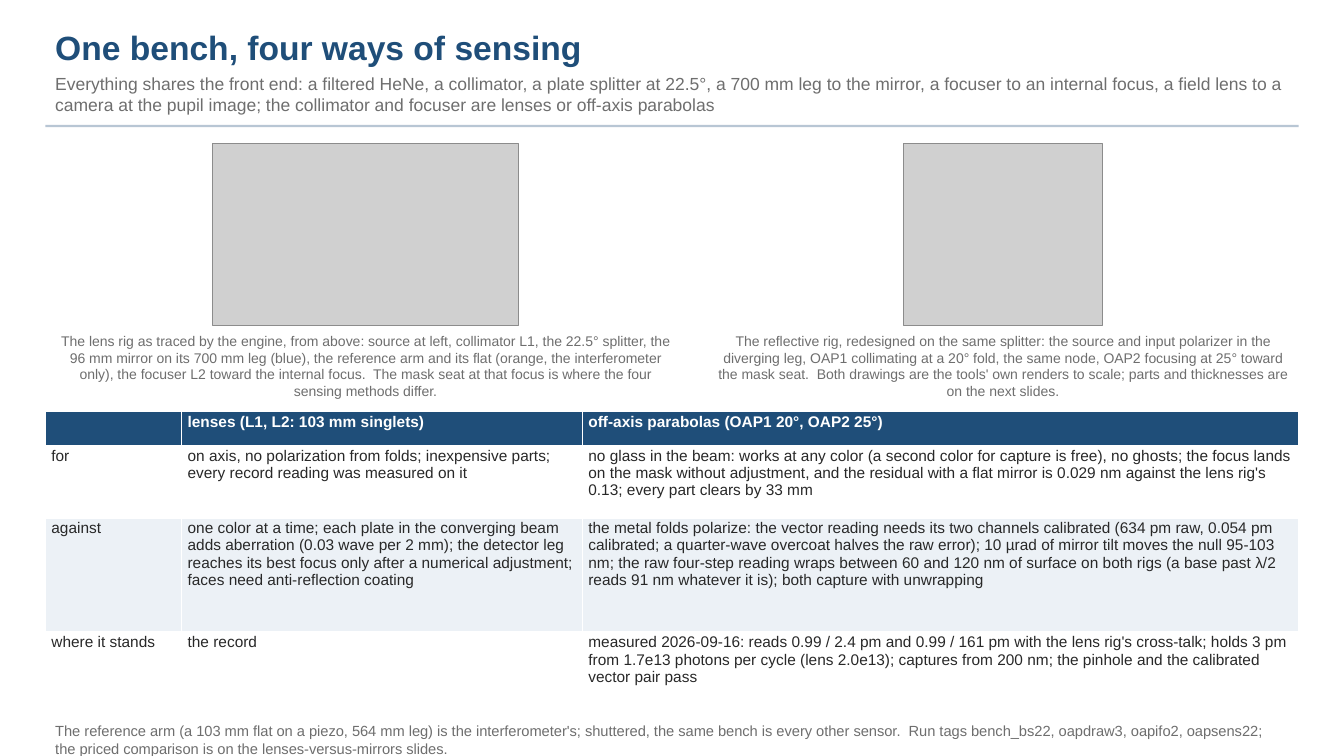
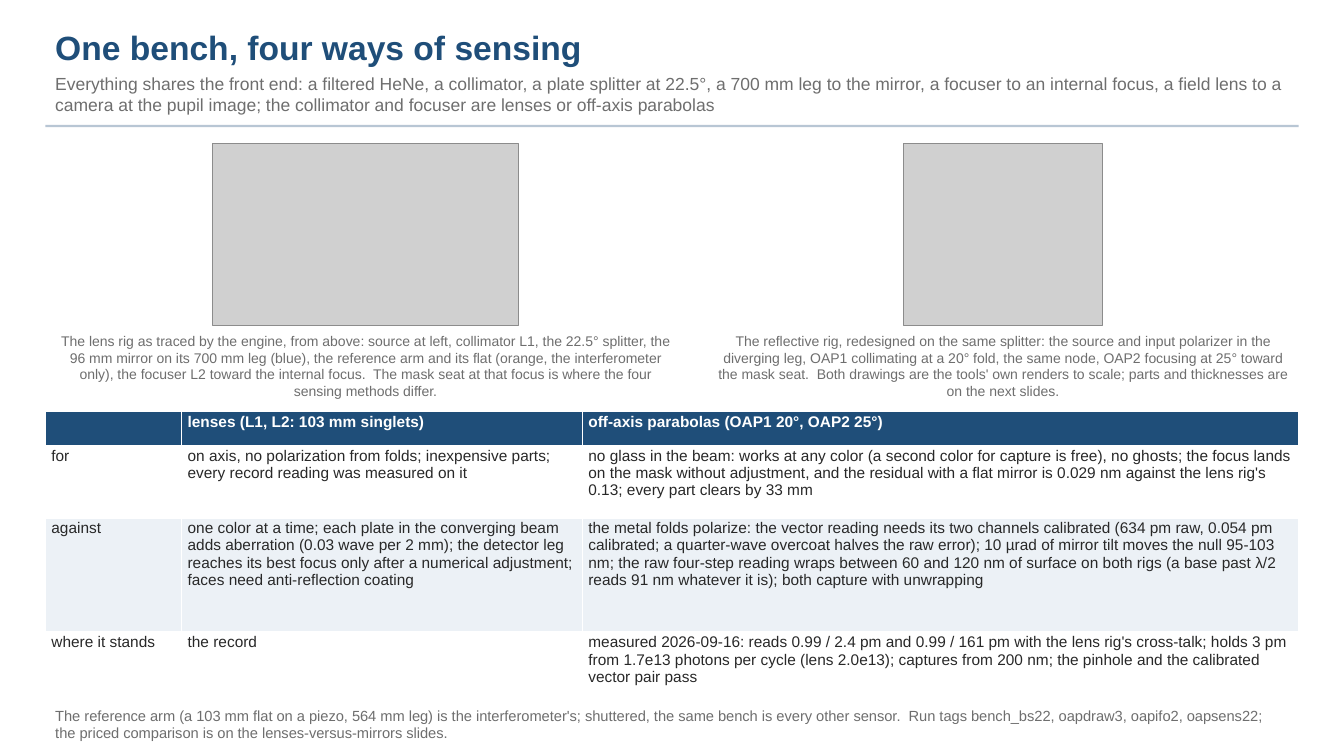
Before and after one commit to nasa-jpl/macos, a slide deck: slide 4 of demo_session/deck_gauges_baseline.pptx. Drawn at 1344x756 pixels with LibreOffice and Linux fonts; fonts in the diff are those of the drawing; grey boxes stand for pictures. Boxes give left, top, right and bottom in pixels: in the first picture for what was removed or moved away, otherwise in the second. Text is boxed around its words. In the diff, an @@ line names an element or a change of style, - is before the commit and + after.

```diff
--- a/demo_session/deck_gauges_baseline.pptx
+++ b/demo_session/deck_gauges_baseline.pptx
@@ text "The reference arm (a 103 ...": place and size @@
-text "The reference arm (a 103 ..." at (55, 725, 1262, 756)
+text "The reference arm (a 103 ..." at (55, 710, 1262, 741)
```
Also in this commit, not shown: 6 other slides changed, 3 other files.
